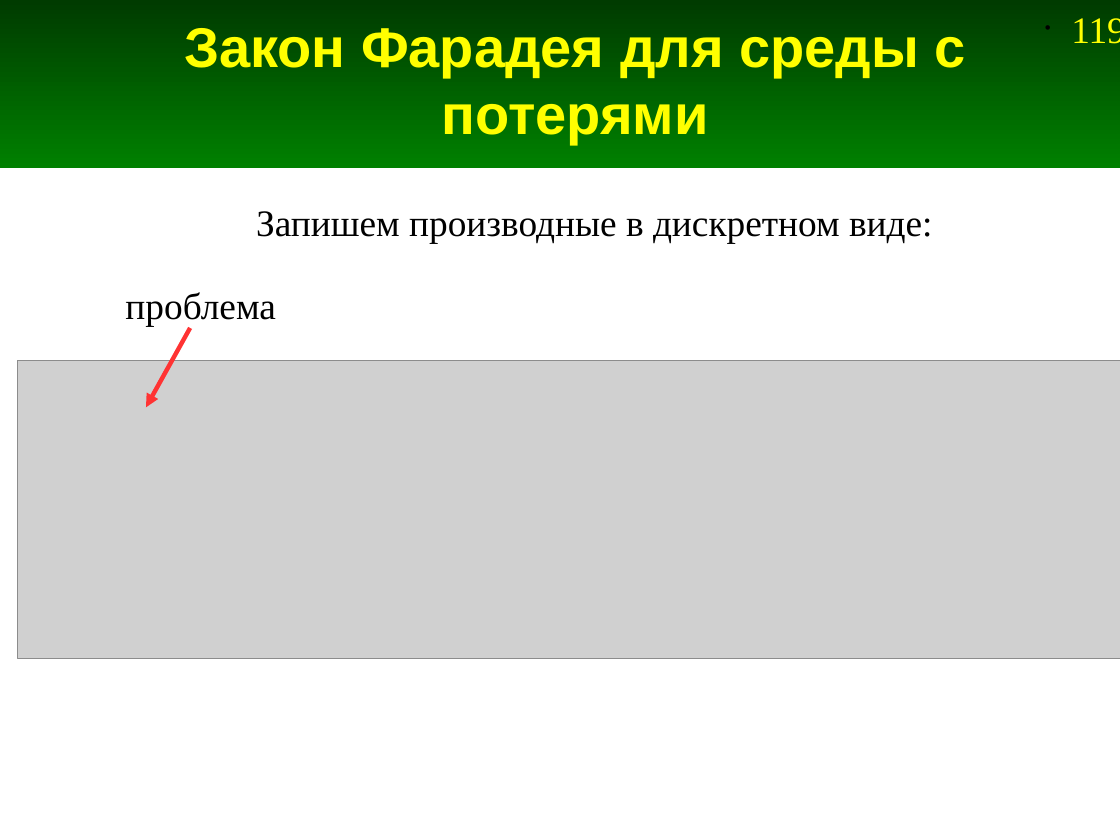
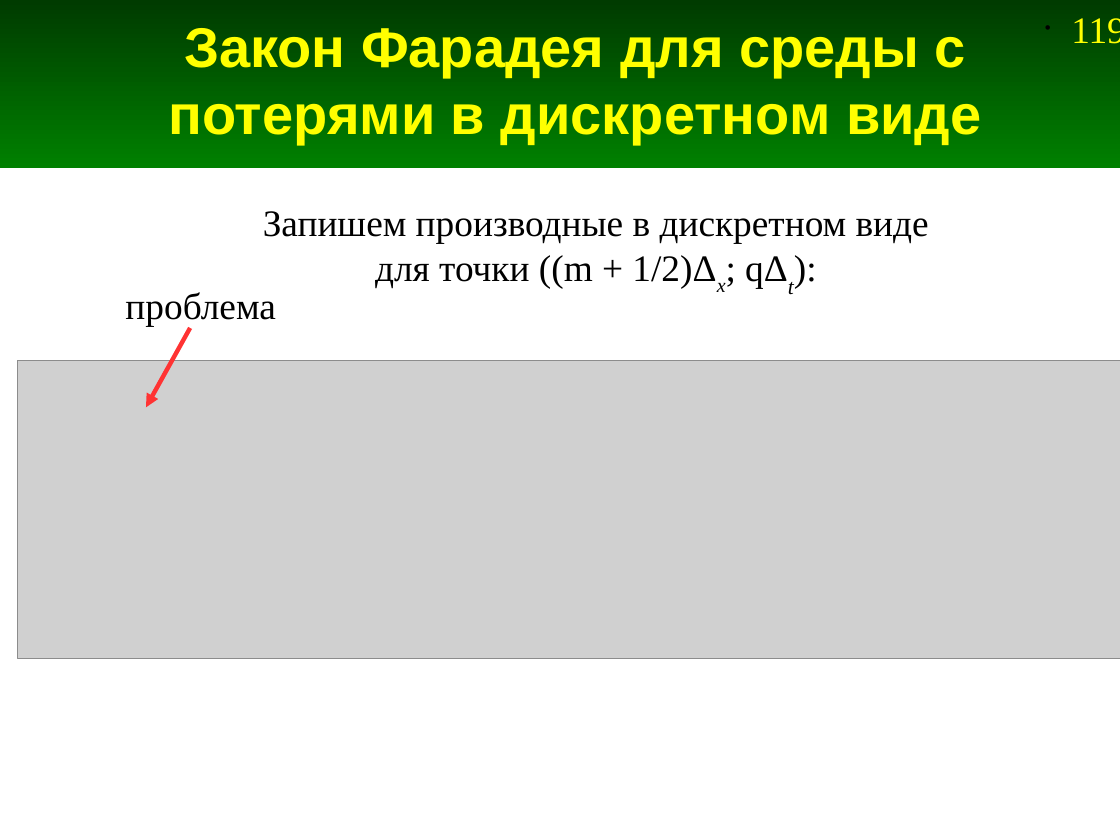
Before and after one commit to andris0147sv/modelling, a slide deck: slide 119 of presentations/2. FDTD.odp. Drawn at 1120x840 pixels with LibreOffice and Linux fonts; fonts in the diff are those of the drawing; grey boxes stand for pictures. Boxes give left, top, right and bottom in pixels: in the first picture for what was removed or moved away, otherwise in the second. Text is boxed around its words. In the diff, an @@ line names an element or a change of style, - is before the commit and + after.

```diff
--- a/presentations/2. FDTD.odp
+++ b/presentations/2. FDTD.odp
@@ title at (168, 28, 981, 144): text changed @@
-Закон Фарадея для среды с потерями
+Закон Фарадея для среды с потерями в дискретном виде
@@ text at (263, 211, 929, 288): text changed @@
-Запишем производные в дискретном виде:
+Запишем производные в дискретном виде
+для точки ((m + 1/2)Δx; qΔt):
```
Also in this commit, not shown: 18 other slides changed, 2 slides added, 2 slides removed, 1 other file.
